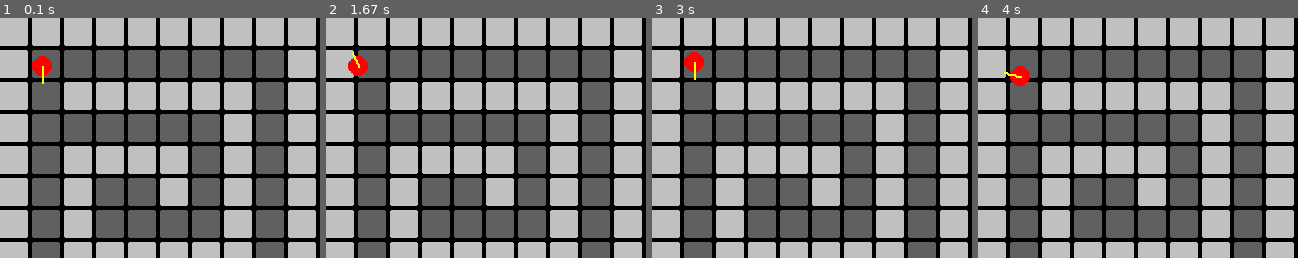
Above: before the commit, frames 1-4 (left to right).
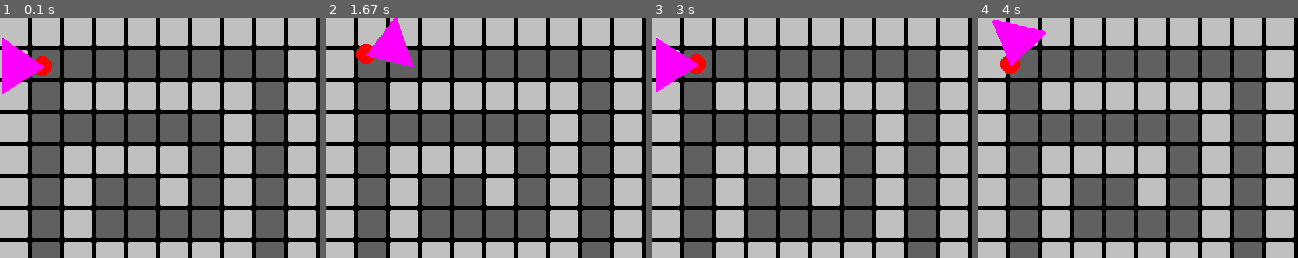
Above: after the commit, the same moments.

Repository: cvalliet/python_examples
Game: pygame game, started from pixerl_ray.py
Two runs of this game, one before a commit and one after it. Both use one fixed random seed, a clock stepped at 60 frames per second and the inputs below.
Inputs:
- Up to frame 1 (0.1 s): no input
- Up to frame 2 (1.67 s): hold Right 0.33-0.8 s; hold Up 0.83-1.13 s; hold Right 1.17-1.63 s
- Up to frame 3 (3 s): hold Left 1.67-2.2 s; hold Down 2.23-2.53 s; hold Left 2.57-2.97 s
- Up to frame 4 (4 s): hold Up 3-3.37 s; hold Right from 3.4 s (still down)
The pictures show only the part of the screen within x 0-50%, y 0-50%; the shares and areas given below are measured in that part.

The runs differ from the first frame. In frame 1, 1.6% of the frame differs, in the area x 0-14%, y 8-32%; in frame 2, 2.1%; in frame 3, 1.7%; in frame 4, 2.2%, in the area x 4-22%, y 0-29%.

Commit message:
Update pixel_ray.py

Diff:
--- a/pixerl_ray.py
+++ b/pixerl_ray.py
@@ -32,19 +32,27 @@
 
 # FUNCTIONs -----------------------------------------------------------------------------------------------------------
 
+def vector2_length(v):
+    return math.sqrt(v[0]*v[0] + v[1]*v[1])
+
+
 def vector2_add(v1, v2):
     return v1[0] + v2[0], v1[1] + v2[1]
+
 
 def vector2_substract(v1, v2):
     return v1[0] - v2[0], v1[1] - v2[1]
 
-def vector2_multiply(v1, scalar):
-    return v1[0] * scalar, v1[1] * scalar
 
-def vector2_rotate(v1, angle):
-    return v1[0] * math.cos(angle) - v1[1] * math.sin(angle), v1[0] * math.sin(angle) + v1[1] * math.cos(angle)
+def vector2_multiply(v, scalar):
+    return v[0] * scalar, v[1] * scalar
 
-def draw_map(map, map_size, block_size):
+
+def vector2_rotate(v, angle):
+    return v[0] * math.cos(angle) - v[1] * math.sin(angle), v[0] * math.sin(angle) + v[1] * math.cos(angle)
+
+
+def map_draw(map, map_size, block_size):
     surface = pygame.Surface((block_size*map_size, block_size*map_size))
     for row in range(map_size):
         for col in range(map_size):
@@ -53,12 +61,20 @@
 
     return surface
 
-def check_wall(position, map, map_size, block_size):
+
+def map_is_empty(map, map_size, block_size, position):
     x, y = int(position[0] // block_size), int(position[1] // block_size)
     return map[y][x] == ' '
 
 
 # CLASSEs -------------------------------------------------------------------------------------------------------------
+
+
+class Player:
+    def __init__(self, position, direction):
+        self._position = position
+        self._direction = direction
+
 
 class PygameApplication:
     def __init__(self):
@@ -79,12 +95,18 @@
         ROTATION_SPEED = 0.05
         MOVE_SPEED = 0.3
 
-        origin = 0, 0 #screen_size[0] // 2, screen_size[1] // 2
+        # origin vector
+        origin = 0, 0
+        # middle vector
+        middle = screen_size[0] // 2, screen_size[1] // 2
+        # position vector
         position = 21, 24
-        direction = 0, 1
+        # direction vector
+        direction = -1, 0
+        # plane vector
         plane = 0, 0.66
-        move = 0, 0
-        map_surface = draw_map(Map, 10, 16)
+
+        map_surface = map_draw(Map, 10, 16)
 
         while (self._running):
             self._screen.fill('black')
@@ -110,42 +132,29 @@
                 direction = vector2_rotate(direction, -ROTATION_SPEED)
                 plane = vector2_rotate(plane, -ROTATION_SPEED)
 
-            move = direction
-
             if keys[K_UP]:
-                expected_move = vector2_multiply(move, MOVE_SPEED)
-                expected_position = vector2_add(position, expected_move)
-                if check_wall(expected_position, Map, 10, 16):
+                expected_position = vector2_add(position, vector2_multiply(direction, MOVE_SPEED))
+                if map_is_empty(Map, 10, 16, expected_position):
                     position = expected_position
-                    move = expected_move
 
             if keys[K_DOWN]:
-                expected_move = vector2_multiply(move, -MOVE_SPEED)
-                expected_position = vector2_add(position, expected_move)
-                if check_wall(expected_position, Map, 10, 16):
+                expected_position = vector2_add(position, vector2_multiply(direction, -MOVE_SPEED))
+                if map_is_empty(Map, 10, 16, expected_position):
                     position = expected_position
-                    move = expected_move
 
-            move = direction
-            move = vector2_multiply(move, 8)
-            move = vector2_add(move, position)
+            pygame.draw.circle(self._screen, 'red', position, 5.)
 
-            start, end = vector2_add(position, origin), vector2_add(move, origin)
+            # position + direction * 10 => display direction vector with a length or 10 pixels
+            end = vector2_add(vector2_multiply(direction, 10), position)
+            pygame.draw.line(self._screen, 'yellow', position, end)
 
-            pygame.draw.circle(self._screen, 'red', start, 5.)
-            pygame.draw.line(self._screen, 'yellow', start, end)
-
-            #for x in range(0, 400, 2):
-            x = 0
-            camera = 2.0 * x / 400 - 1.0
-            ray = position
-            ray_direction = direction[0] + plane[0] * camera + .000000000000001, direction[1] + plane[1] - camera + .000000000000001
-            ray_map = int(position[0]), int(position[1])
-            print(ray_direction)
-            xy_square = ray_direction[0] * ray_direction[0], ray_direction[1] * ray_direction[1]
-
-            delta_distance = math.sqrt(1.0 + xy_square[1] / xy_square[0]), math.sqrt(1.0 + xy_square[0] / xy_square[1])
-            print(delta_distance)
+            # FOV
+            WIDTH = 320
+            for column in range(0, WIDTH):
+                x = 2 * column / WIDTH - 1
+                ray = vector2_add(direction, vector2_multiply(plane, x))
+                end = vector2_add(vector2_multiply(ray, 20), position)
+                pygame.draw.line(self._screen, 'magenta', position, end)
 
             pygame.transform.scale2x(self._screen, self._window)
 
@@ -154,7 +163,8 @@
             self._clock.tick(fps)
             self._frame += 1
 
-            pygame.display.set_caption('PIXEL ART - Frame : #%04d' % (self._frame % 1000))
+            pygame.display.set_caption(f'PIXEL ART - Frame : #{self._frame % 1000:04d}')
+
 
 # VARIABLEs -----------------------------------------------------------------------------------------------------------
 
